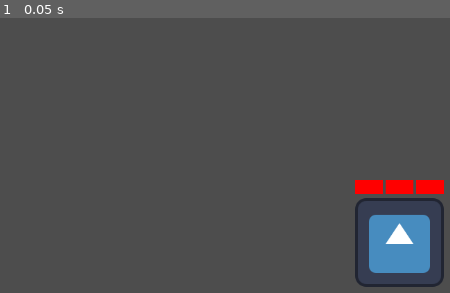
Above: before the commit, frame 1.
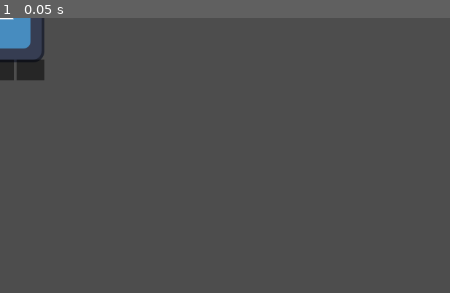
Above: after the commit, the same moment.

Repository: Tijana0/Last-One-Dancing
Game: Godot game, scene res://scenes/player.tscn
Two runs of this game, one before a commit and one after it. Both use one fixed random seed, a clock stepped at 60 frames per second and the inputs below. This scene is started directly instead of the project's main scene. The engine's default icon, where the game draws it, is replaced by a stand-in: a white triangle on a blue panel in a dark square.
Inputs:
- Up to frame 1 (0.05 s): no input

The runs differ from the first frame. In frame 1, 6.2% of the frame differs, in the area x 0-99%, y 0-98%.
Error after the commit: Parse Error: Identifier "animated_sprite" not declared in the current scope. (res://scripts/player.gd:45)

Commit message:
feat: item pickup system with inventory ui

Diff:
--- /dev/null
+++ b/prefabs/pickup_item.tscn
@@ -0,0 +1,12 @@
+[gd_scene load_steps=3 format=3 uid="uid://pickup12345"]
+
+[ext_resource type="Script" path="res://scripts/pickup_item.gd" id="1_script"]
+
+[sub_resource type="CircleShape2D" id="CircleShape2D_pickup"]
+radius = 20.0
+
+[node name="PickupItem" type="Area2D"]
+script = ExtResource("1_script")
+
+[node name="CollisionShape2D" type="CollisionShape2D" parent="."]
+shape = SubResource("CircleShape2D_pickup")
--- a/prefabs/player.tscn
+++ b/prefabs/player.tscn
@@ -1,111 +1,47 @@
-[gd_scene format=3 uid="uid://c6bjpr7x3e3cd"]
+[gd_scene format=3 uid="uid://c2wpwjt4cnl4v"]
 
+[ext_resource type="Texture2D" uid="uid://si5mmnxoe7lj" path="res://icon.svg" id="1_3vyb7"]
 [ext_resource type="Script" uid="uid://b50sqfgq3rlm3" path="res://scripts/player.gd" id="1_g2els"]
-[ext_resource type="Texture2D" uid="uid://dcf21qql7jrat" path="res://assets/spritesheet_test.png" id="2_4dohe"]
-
-[sub_resource type="AtlasTexture" id="AtlasTexture_4dohe"]
-atlas = ExtResource("2_4dohe")
-region = Rect2(0, 0, 62, 94)
-
-[sub_resource type="AtlasTexture" id="AtlasTexture_r66lb"]
-atlas = ExtResource("2_4dohe")
-region = Rect2(62, 0, 62, 94)
-
-[sub_resource type="AtlasTexture" id="AtlasTexture_1txc5"]
-atlas = ExtResource("2_4dohe")
-region = Rect2(124, 0, 62, 94)
-
-[sub_resource type="AtlasTexture" id="AtlasTexture_ht1c8"]
-atlas = ExtResource("2_4dohe")
-region = Rect2(0, 0, 62, 94)
-
-[sub_resource type="AtlasTexture" id="AtlasTexture_g2jcq"]
-atlas = ExtResource("2_4dohe")
-region = Rect2(0, 0, 62, 94)
-
-[sub_resource type="AtlasTexture" id="AtlasTexture_u51tk"]
-atlas = ExtResource("2_4dohe")
-region = Rect2(62, 0, 62, 94)
-
-[sub_resource type="SpriteFrames" id="SpriteFrames_kbsxf"]
-animations = [{
-"frames": [{
-"duration": 1.0,
-"texture": SubResource("AtlasTexture_4dohe")
-}, {
-"duration": 1.0,
-"texture": SubResource("AtlasTexture_r66lb")
-}, {
-"duration": 1.0,
-"texture": SubResource("AtlasTexture_1txc5")
-}],
-"loop": true,
-"name": &"dance",
-"speed": 8.0
-}, {
-"frames": [{
-"duration": 1.0,
-"texture": SubResource("AtlasTexture_ht1c8")
-}],
-"loop": true,
-"name": &"idle",
-"speed": 5.0
-}, {
-"frames": [{
-"duration": 1.0,
-"texture": SubResource("AtlasTexture_g2jcq")
-}, {
-"duration": 1.0,
-"texture": SubResource("AtlasTexture_u51tk")
-}],
-"loop": true,
-"name": &"walk",
-"speed": 10.0
-}]
 
 [sub_resource type="RectangleShape2D" id="RectangleShape2D_g2els"]
 size = Vector2(126, 127)
 
-[sub_resource type="CircleShape2D" id="CircleShape2D_r66lb"]
-radius = 150.0
-
 [node name="Player" type="CharacterBody2D" unique_id=529327571]
 script = ExtResource("1_g2els")
 
-[node name="AnimatedSprite" type="AnimatedSprite2D" parent="." unique_id=346003072]
-sprite_frames = SubResource("SpriteFrames_kbsxf")
-animation = &"idle"
+[node name="Sprite2D" type="Sprite2D" parent="." unique_id=346553923]
+texture = ExtResource("1_3vyb7")
 
 [node name="CollisionShape2D" type="CollisionShape2D" parent="." unique_id=979406219]
 position = Vector2(0, -0.5)
 shape = SubResource("RectangleShape2D_g2els")
 
-[node name="LivesContainer" type="HBoxContainer" parent="." unique_id=1208768259]
+[node name="LivesContainer" type="HBoxContainer" parent="."]
 offset_left = -64.0
 offset_top = -90.0
 offset_right = 64.0
 offset_bottom = -70.0
 alignment = 1
 
-[node name="Heart1" type="ColorRect" parent="LivesContainer" unique_id=751434008]
+[node name="Heart1" type="ColorRect" parent="LivesContainer"]
 layout_mode = 2
 size_flags_horizontal = 3
 color = Color(1, 0, 0, 1)
 
-[node name="Heart2" type="ColorRect" parent="LivesContainer" unique_id=305656652]
+[node name="Heart2" type="ColorRect" parent="LivesContainer"]
 layout_mode = 2
 size_flags_horizontal = 3
 color = Color(1, 0, 0, 1)
 
-[node name="Heart3" type="ColorRect" parent="LivesContainer" unique_id=1755358124]
+[node name="Heart3" type="ColorRect" parent="LivesContainer"]
 layout_mode = 2
 size_flags_horizontal = 3
 color = Color(1, 0, 0, 1)
 
-[node name="GameOverLayer" type="CanvasLayer" parent="." unique_id=1944903136]
+[node name="GameOverLayer" type="CanvasLayer" parent="."]
 visible = false
 
-[node name="Background" type="ColorRect" parent="GameOverLayer" unique_id=1863012092]
+[node name="Background" type="ColorRect" parent="GameOverLayer"]
 anchors_preset = 15
 anchor_right = 1.0
 anchor_bottom = 1.0
@@ -113,7 +49,7 @@
 grow_vertical = 2
 color = Color(0, 0, 0, 0.784314)
 
-[node name="Label" type="Label" parent="GameOverLayer" unique_id=804328287]
+[node name="Label" type="Label" parent="GameOverLayer"]
 anchors_preset = 8
 anchor_left = 0.5
 anchor_top = 0.5
@@ -130,14 +66,33 @@
 horizontal_alignment = 1
 vertical_alignment = 1
 
-[node name="DanceIndicator" type="Label" parent="." unique_id=1824958057]
-visible = false
-offset_right = 160.0
-offset_bottom = 30.0
-text = "Dancing..."
-horizontal_alignment = 1
+[node name="InventoryContainer" type="HBoxContainer" parent="."]
+offset_left = -64.0
+offset_top = 60.0
+offset_right = 64.0
+offset_bottom = 90.0
+alignment = 1
 
-[node name="InteractionArea" type="Area2D" parent="." unique_id=1478164366]
+[node name="Slot1" type="ColorRect" parent="InventoryContainer"]
+layout_mode = 2
+size_flags_horizontal = 3
+color = Color(0, 0, 0, 0.5)
 
-[node name="CollisionShape2D" type="CollisionShape2D" parent="InteractionArea" unique_id=1216483793]
-shape = SubResource("CircleShape2D_r66lb")
+[node name="Icon" type="Node2D" parent="InventoryContainer/Slot1"]
+position = Vector2(15, 15)
+
+[node name="Slot2" type="ColorRect" parent="InventoryContainer"]
+layout_mode = 2
+size_flags_horizontal = 3
+color = Color(0, 0, 0, 0.5)
+
+[node name="Icon" type="Node2D" parent="InventoryContainer/Slot2"]
+position = Vector2(15, 15)
+
+[node name="Slot3" type="ColorRect" parent="InventoryContainer"]
+layout_mode = 2
+size_flags_horizontal = 3
+color = Color(0, 0, 0, 0.5)
+
+[node name="Icon" type="Node2D" parent="InventoryContainer/Slot3"]
+position = Vector2(15, 15)
--- a/scenes/player.tscn
+++ b/scenes/player.tscn
@@ -65,3 +65,34 @@
 text = "YOU DIED"
 horizontal_alignment = 1
 vertical_alignment = 1
+
+[node name="InventoryContainer" type="HBoxContainer" parent="."]
+offset_left = -64.0
+offset_top = 60.0
+offset_right = 64.0
+offset_bottom = 90.0
+alignment = 1
+
+[node name="Slot1" type="ColorRect" parent="InventoryContainer"]
+layout_mode = 2
+size_flags_horizontal = 3
+color = Color(0, 0, 0, 0.5)
+
+[node name="Icon" type="Node2D" parent="InventoryContainer/Slot1"]
+position = Vector2(15, 15)
+
+[node name="Slot2" type="ColorRect" parent="InventoryContainer"]
+layout_mode = 2
+size_flags_horizontal = 3
+color = Color(0, 0, 0, 0.5)
+
+[node name="Icon" type="Node2D" parent="InventoryContainer/Slot2"]
+position = Vector2(15, 15)
+
+[node name="Slot3" type="ColorRect" parent="InventoryContainer"]
+layout_mode = 2
+size_flags_horizontal = 3
+color = Color(0, 0, 0, 0.5)
+
+[node name="Icon" type="Node2D" parent="InventoryContainer/Slot3"]
+position = Vector2(15, 15)
--- a/scripts/managers/game_manager.gd
+++ b/scripts/managers/game_manager.gd
@@ -4,8 +4,22 @@
 var crown_holder_id = -1
 var crown_npc_spawned = false
 
+const PICKUP_SCENE = preload("res://prefabs/pickup_item.tscn")
+const PICKUP_COUNT = 10
+
 func _ready():
 	print("GameManager ready")
+
+	if multiplayer.is_server():
+		spawn_scattered_items()
+
+func spawn_scattered_items():
+	print("Spawning scattered items...")
+	for i in range(PICKUP_COUNT):
+		var item = PICKUP_SCENE.instantiate()
+		item.name = "Pickup_" + str(i)
+		item.position = Vector2(randf_range(-400, 400), randf_range(-300, 300))
+		get_parent().call_deferred("add_child", item, true) # Replicate to clients
 
 # Called by player.gd when a player dies
 func check_survivors():
--- /dev/null
+++ b/scripts/pickup_item.gd
@@ -0,0 +1,24 @@
+extends Area2D
+
+enum ItemType { TRIANGLE, CIRCLE, SQUARE }
+var type = ItemType.TRIANGLE
+
+func _ready():
+	add_to_group("pickups")
+
+	# Randomize type if not set
+	type = ItemType.values().pick_random()
+	update_visuals()
+
+func update_visuals():
+	queue_redraw()
+
+func _draw():
+	var color = Color.CYAN
+	if type == ItemType.CIRCLE:
+		draw_circle(Vector2.ZERO, 15, Color.MAGENTA)
+	elif type == ItemType.SQUARE:
+		draw_rect(Rect2(-15, -15, 30, 30), Color.GREEN)
+	else: # TRIANGLE
+		var points = PackedVector2Array([Vector2(0, -20), Vector2(20, 15), Vector2(-20, 15)])
+		draw_colored_polygon(points, Color.CYAN)
--- a/scripts/player.gd
+++ b/scripts/player.gd
@@ -21,12 +21,14 @@
 var kill_count = 0
 var has_crown = false
 var is_npc = false
+var inventory = []
 
 # --- REFERENCES ---
-@onready var animated_sprite = $AnimatedSprite  # CHANGED
+# IMPORTANT: Make sure your Sprite node is named "Sprite2D" in the scene tree!
+@onready var sprite = $Sprite2D
 @onready var lives_container = $LivesContainer
 @onready var game_over_layer = $GameOverLayer
-@onready var dance_indicator = $DanceIndicator
+@onready var inventory_container = $InventoryContainer
 
 # --- SETUP ---
 func _enter_tree():
@@ -129,6 +131,7 @@
 func attempt_interact():
 	print("--- ATTEMPTING INTERACT ---")
 
+	# 1. Crown (Priority)
 	var pickups = get_tree().get_nodes_in_group("crown_pickups")
 	for pickup in pickups:
 		if global_position.distance_to(pickup.global_position) < 100.0:
@@ -136,7 +139,51 @@
 			var game_manager = get_tree().current_scene.get_node_or_null("GameManager")
 			if game_manager:
 				game_manager.rpc("trigger_victory", name.to_int())
-			break
+			return
+
+	# 2. Items
+	var items = get_tree().get_nodes_in_group("pickups")
+	for item in items:
+		if global_position.distance_to(item.global_position) < 60.0:
+			if inventory.size() < 3:
+				pickup_item(item)
+				return
+
+func pickup_item(item):
+	print("Picked up item type: ", item.type)
+	inventory.append(item.type)
+	update_inventory_ui()
+	item.queue_free()
+
+func update_inventory_ui():
+	if not inventory_container: return
+
+	for i in range(3):
+		var slot_name = "Slot" + str(i+1)
+		var slot = inventory_container.get_node(slot_name)
+		var icon_node = slot.get_node("Icon")
+
+		# Clear previous drawing
+		for child in icon_node.get_children():
+			child.queue_free()
+
+		if i < inventory.size():
+			var type = inventory[i]
+			var shape = Polygon2D.new()
+			shape.color = Color.WHITE
+
+			if type == 0: # TRIANGLE
+				shape.polygon = PackedVector2Array([Vector2(0, -10), Vector2(10, 10), Vector2(-10, 10)])
+			elif type == 1: # CIRCLE
+				var circle_points = []
+				for d in range(12):
+					var angle = deg_to_rad(d * 30)
+					circle_points.append(Vector2(cos(angle)*10, sin(angle)*10))
+				shape.polygon = PackedVector2Array(circle_points)
+			elif type == 2: # SQUARE
+				shape.polygon = PackedVector2Array([Vector2(-10, -10), Vector2(10, -10), Vector2(10, 10), Vector2(-10, 10)])
+
+			icon_node.add_child(shape)
 
 # --- DANCE SYSTEM (F key) ---
 func attempt_dance():
